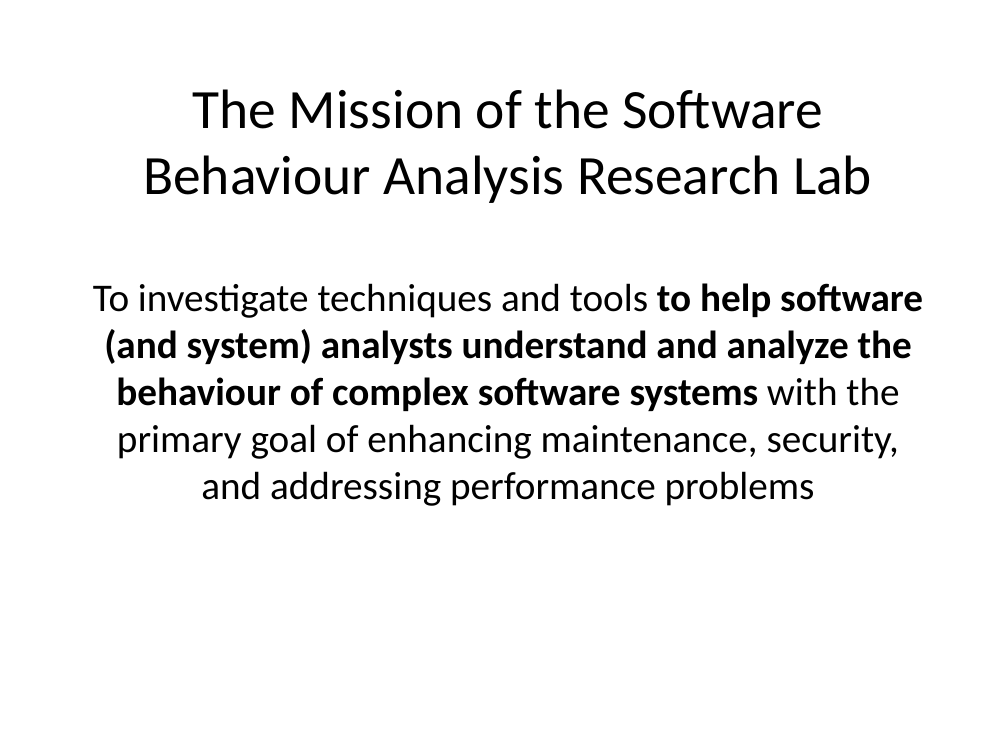
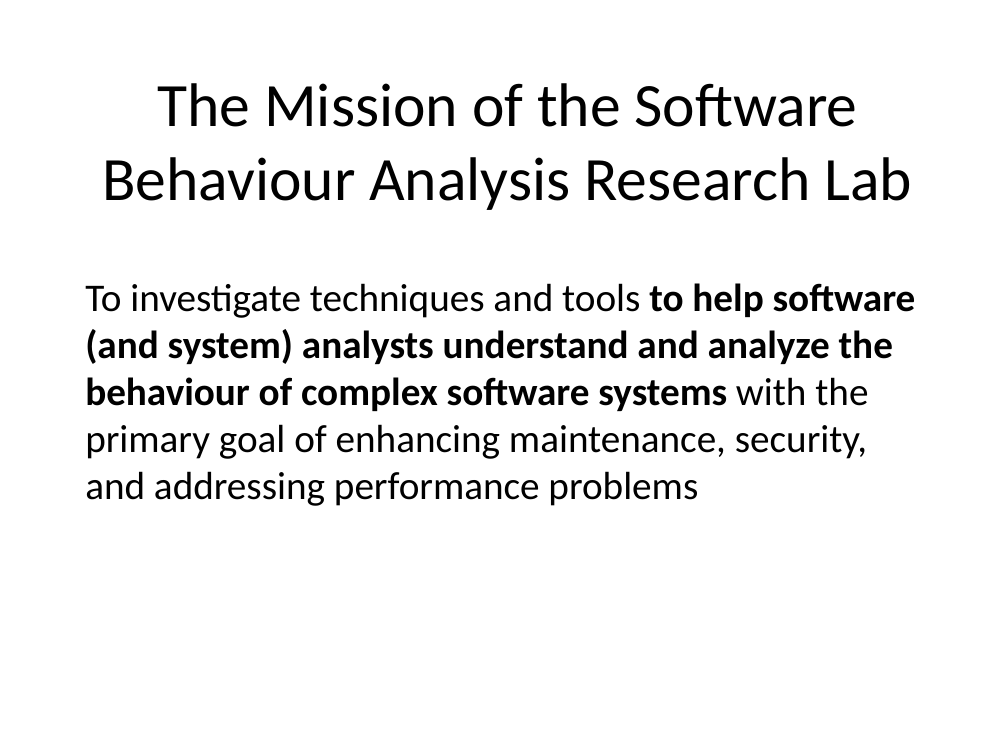
Before and after one commit to MathieuNls/mosart-presentation, a slide deck: slide 2 of SBALab.pptx. Drawn at 1008x756 pixels with LibreOffice and Linux fonts; fonts in the diff are those of the drawing. Boxes give left, top, right and bottom in pixels: in the first picture for what was removed or moved away, otherwise in the second. Text is boxed around its words. In the diff, an @@ line names an element or a change of style, - is before the commit and + after.

```diff
--- a/SBALab.pptx
+++ b/SBALab.pptx
@@ text "The Mission of the Software ..." at box(102, 83, 912, 210): size 39.6 to 44 pt @@
@@ text "To investigate techniques and tools ..." at box(85, 283, 916, 506): alignment centre to left; list level 2 to 1 in "To investigate techniques and tools ..." @@
```
Also in this commit, not shown: 4 other slides changed, 5 other files.
